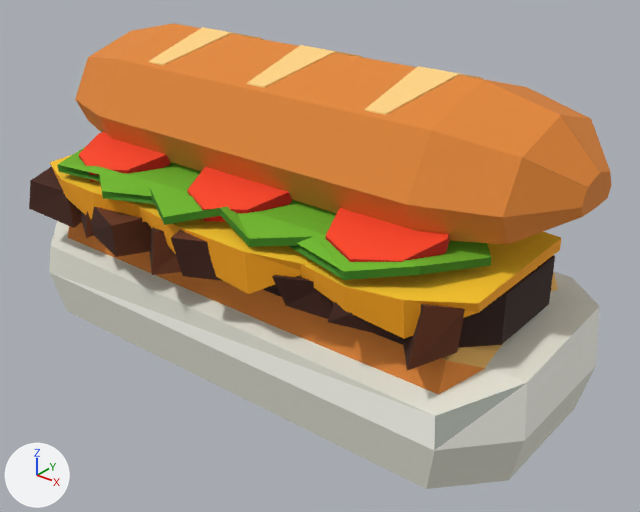
Two versions of the FBX model art/products/ChoppedCheese/ChoppedCheese.fbx, one commit apart.
The view is the same before and after, from a 50 mm camera at (0.181, -0.213, 0.168) aimed at (0.013, -0.002, 0.038). Arrows for +X, +Y and +Z are at lower left; the lights stay in place. The first picture is the older version. Objects named as collision shapes, trigger or cutter boxes, shadow casters or lower levels of detail are left out. Where no turn or scale is listed for an object, it has been applied to the vertices.

Objects in the first picture: 'ChoppedCheese_Body'.
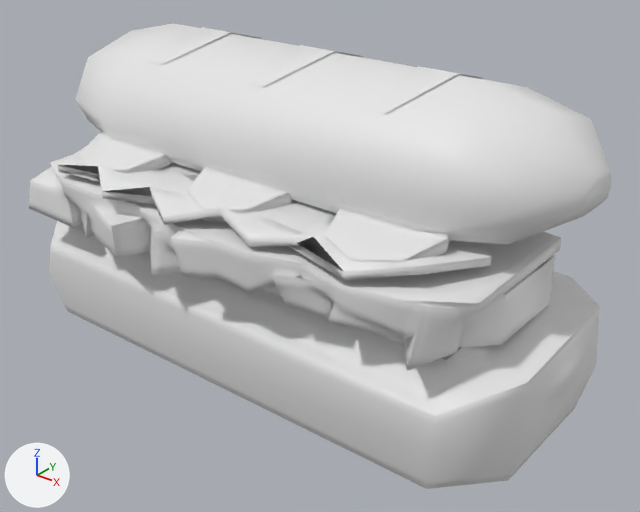
Changed parts and their boxes (x1, y1, x2, y2) in the pictures (640 x 512 px):
'ChoppedCheese_Body', recoloured, shading changed (orange to white)
    both: (29, 23, 611, 489)

What changed in the scene script:
```text
Add img_t_choppedcheese_n_png:
    img_t_choppedcheese_n_png = load_image('T_ChoppedCheese_N.png', 'T_ChoppedCheese_N.png', 256, 256, 'Non-Color')
Add mat_choppedcheese_gamelook:
    mat_choppedcheese_gamelook = bpy.data.materials.new('ChoppedCheese_GameLook')
    mat_choppedcheese_gamelook.use_nodes = True; mat_choppedcheese_gamelook.node_tree.nodes.clear()
    _N = mat_choppedcheese_gamelook.node_tree.nodes; _L = mat_choppedcheese_gamelook.node_tree.links
    n0 = _N.new('ShaderNodeBsdfPrincipled'); n0.name = 'Principled BSDF'
    n1 = _N.new('ShaderNodeOutputMaterial'); n1.name = 'Material Output'
    n2 = _N.new('ShaderNodeTexImage'); n2.name = 'Image Texture'
    n2.image = img_t_choppedcheese_n_png
    n3 = _N.new('ShaderNodeNormalMap'); n3.name = 'Normal Map'
    _L.new(n2.outputs[0], n3.inputs[1])  # 'Color' to 'Color'
    _L.new(n3.outputs[0], n0.inputs[5])  # 'Normal' to 'Normal'
    _L.new(n0.outputs[0], n1.inputs[0])  # 'BSDF' to 'Surface'
Change me_choppedcheese_mesh_001:
    where me_choppedcheese_mesh_001.from_pydata(...)  # 344 vertices, 596 faces; spans x -0.102..0.102, y -0.053..0.046, z 0.0..0.105
    used by ob_choppedcheese_body; location = (0.0, 0.0, 0.0)
    remove me_choppedcheese_mesh_001.materials.append(mat_m_choppedcheese)  # picture img_t_choppedcheese_basecolor_png
    me_choppedcheese_mesh_001 part 1: edges marked sharp go from 664 to 344
    add me_choppedcheese_mesh_001.materials.append(mat_choppedcheese_gamelook)
```
